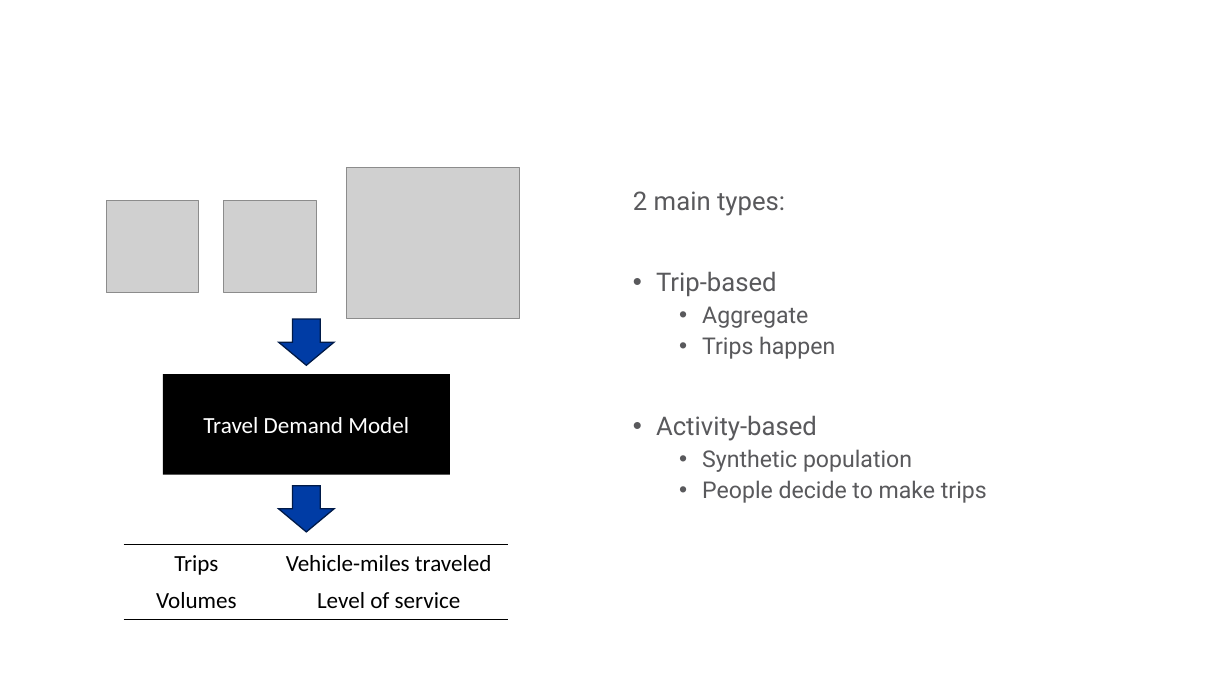
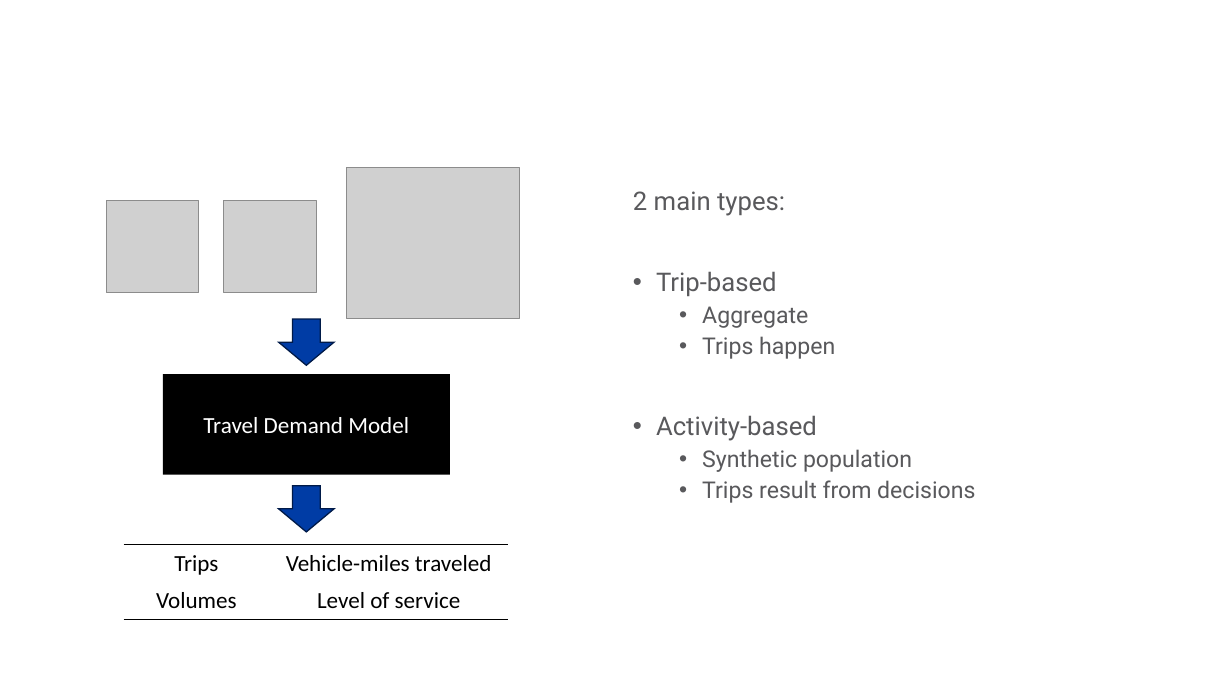
Before and after one commit to atchley-sha/thesis, a slide deck: slide 2 of thesis.pptx. Drawn at 1232x693 pixels with LibreOffice and Linux fonts; fonts in the diff are those of the drawing; grey boxes stand for pictures; background and template pictures are left out. Boxes give left, top, right and bottom in pixels: in the first picture for what was removed or moved away, otherwise in the second. Text is boxed around its words. In the diff, an @@ line names an element or a change of style, - is before the commit and + after.

```diff
--- a/thesis.pptx
+++ b/thesis.pptx
@@ text at <box>702,480,975,503</box>: text changed @@
-  • People decide to make trips
+  • Trips result from decisions
```
Also in this commit, not shown: 1 other slide changed, 1 other file.
